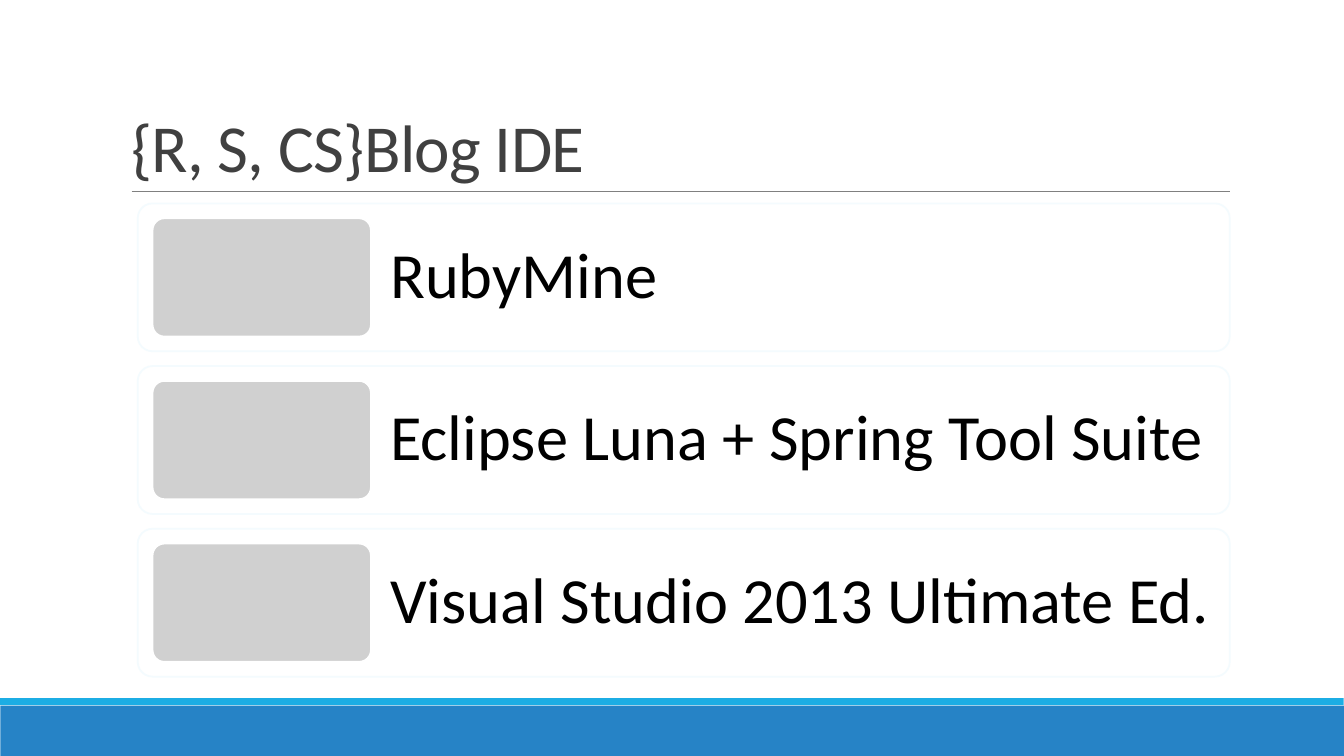
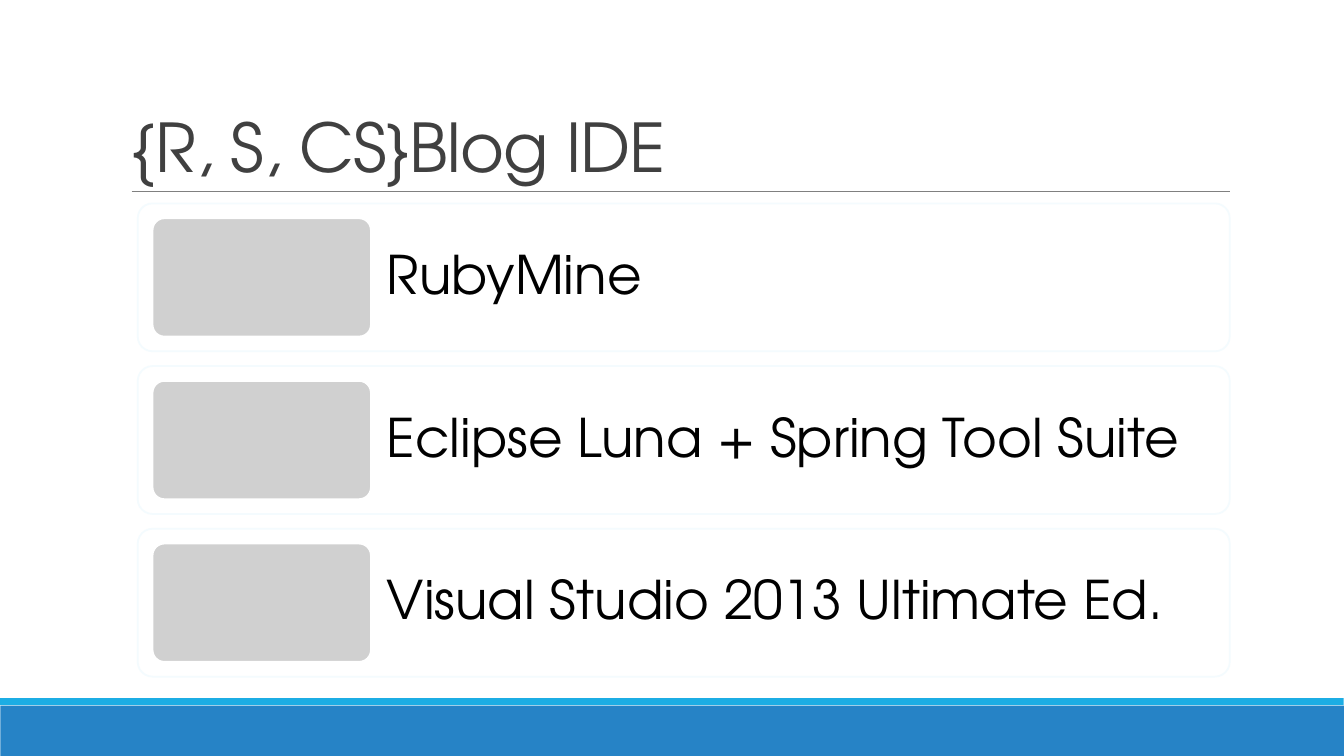
Before and after one commit to TTia/xblog-thesis, a slide deck: slide 9 of Presentazione.pptx. Drawn at 1344x756 pixels with LibreOffice and Linux fonts; fonts in the diff are those of the drawing; grey boxes stand for pictures. Boxes give left, top, right and bottom in pixels: in the first picture for what was removed or moved away, otherwise in the second. Text is boxed around its words. In the diff, an @@ line names an element or a change of style, - is before the commit and + after.

```diff
--- a/Presentazione.pptx
+++ b/Presentazione.pptx
@@ title "{R, S, CS}Blog IDE" at [131, 121, 666, 192]: font Calibri to TeX Gyre Adventor @@
@@ size 46 to 38 pt, font Calibri to TeX Gyre Adventor; less space between paragraphs in 3 elements at [387, 254, 642, 305], [387, 417, 1179, 469], [387, 579, 1163, 620] @@
```
Also in this commit, not shown: 10 other slides changed, 9 slides added, 19 other files.
